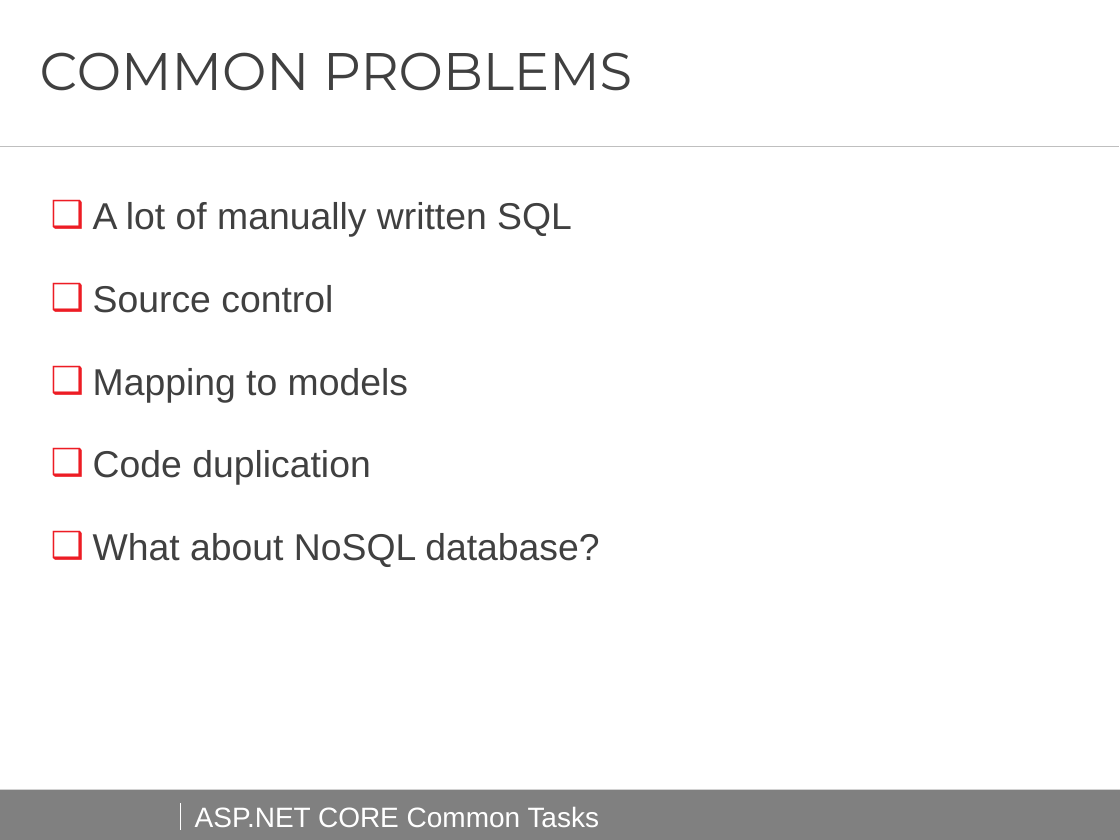
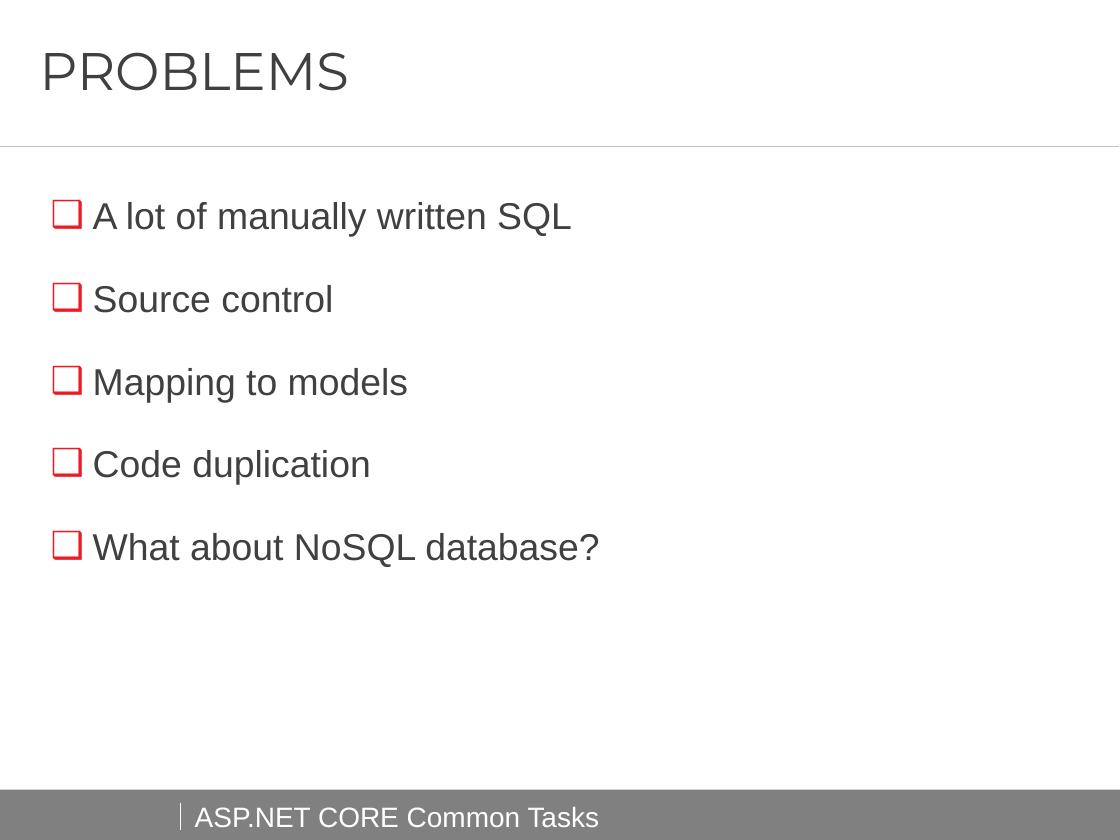
Before and after one commit to AndreiShenets/ASP.NET-Lectures, a slide deck: slide 14 of docs/ASP.NET CORE - Common Tasks - iTechArt 2018.pptx. Drawn at 1120x840 pixels with LibreOffice and Linux fonts; fonts in the diff are those of the drawing; background and template pictures are left out. Boxes give left, top, right and bottom in pixels: in the first picture for what was removed or moved away, otherwise in the second. Text is boxed around its words. In the diff, an @@ line names an element or a change of style, - is before the commit and + after.

```diff
--- a/docs/ASP.NET CORE - Common Tasks - iTechArt 2018.pptx
+++ b/docs/ASP.NET CORE - Common Tasks - iTechArt 2018.pptx
@@ title at [40, 52, 349, 91]: text changed @@
-COMMON PROBLEMS
+PROBLEMS
```
Also in this commit, not shown: 3 other slides changed, 1 slide added, 2 other files.
